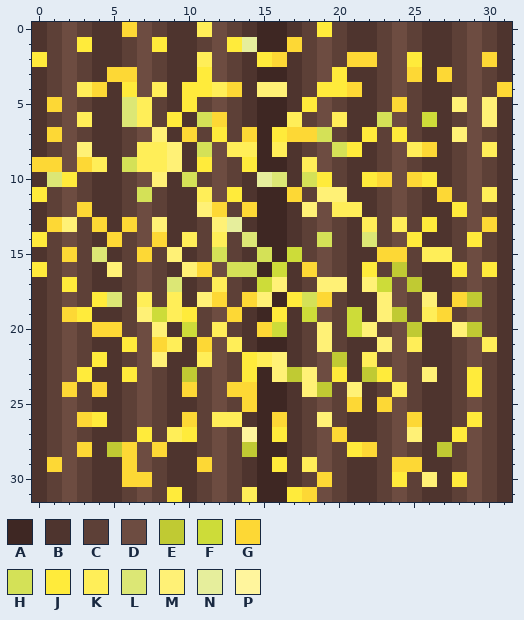
Two versions of one pixel-art sprite, ourhillofstars/Assets/Sprites/Background/wheat_harvested.png. The picture above was drawn from the file before the commit.
The file is 32x32 pixels.
Palette (. is transparent): A #3e2723  B #4e342e  C #5d4037  D #6d4c41  E #c0ca33  F #cddc39  G #fdd835  H #d4e157  J #ffeb3b  K #ffee58  L #dce775  M #fff176  N #e6ee9c  P #fff59d
Pixels before, first column x 0:
 0 BCDCBBGDCBBKDCBAABCJCBBCDCBBCDCB
 1 BCDJBBCDJBBCDJNAAGCDCBBCDCBBCDCB
 2 JCDCBBCDCBBKDCBJGBCDCGGCDJBBCDGB
 3 BCDCBGGDCBBJDCBAABCDJBBCDGBGCDCB
 4 BCDKGBJDKBJJKGBMMBCJJGBCDCBBCDCG
 5 BGDCBBLKCBJCDCBAABJDCBBCGCBBMDMB
 6 BCDKBBLKCJBHGCBAAKCDKBBHDCFBCDMB
 7 BGDCBBCDMBGCJCGAJGGHCBJCJCBBMDCB
 8 BCDMBBCKKMBHDKKAKBCDHJBCDKGBCDKB
 9 GGDGKBHKKMBJDCJAABKDCBBCDCBBCDCB
10 BLJCBBCDMBHCDCBNLBHJCBJGDGJBCDCB
11 JCDCBBCHCBBKDJBAAGCMMBBCDCBGCDKB
12 BCDGBBCDCBBMGCGAABMDKKBCDCBBJDCB
13 BGMCGBGDMBBCMNBAABCDCBKCKCJBCDGB
14 JCDCBGCDGBKCKCLAABCHCBLCDJBBCJCB
15 BCGCLBCGCMBCHCBHAFCDCBBGGCKKCDCB
16 JCDCBMCDCBMGDHHAFBGDCBJCECBBJDJB
17 BCJCBBCDCLBCKCBFMBCMMBMFDEBBCDCB
18 BCDCJLCKCKBMGCGMAJHGCBBMDCMBGECB
19 BCGJBBCMFKJCDGBAJBFDCFBMECKGCDCB
20 BCDCGGCDMBFCKCBGFBCMCFMCDEBBMECB
21 BCDCBBJDGKBGDKBAABCMCBBMDKBBCDKB
22 BCDCJBCDMBBKDCJKMBCDEBKCDCBBCDCB
23 BCDJBBJDCBECDCJAMEMDJBEJDCMBCJCB
24 BCGCGBCDCBGCDGGAABMECMBCKCBBCJCB
25 BCDCBBCDCBBCDCGAABCDCGBGDCBBCDCB
26 BCDGJBCDCBGCKKBAGBCMCBBCDGBBCJCB
27 BCDCBBCJCKJCDCPAJBCDGBBCDMBBJDCB
28 BCDGBEGDGBBCDCEAABCDCJGCDCBECDCB
29 BGDCBBGDCBBGDCBAJBKDCBBCGGBBCDCB
30 BCDCBBGGCBBCDCBAABCGCBBCJCMBJDCB
31 BCDCBBCDCJBCDCKAAJGDCBBCDCBBCDCB
Once edited:
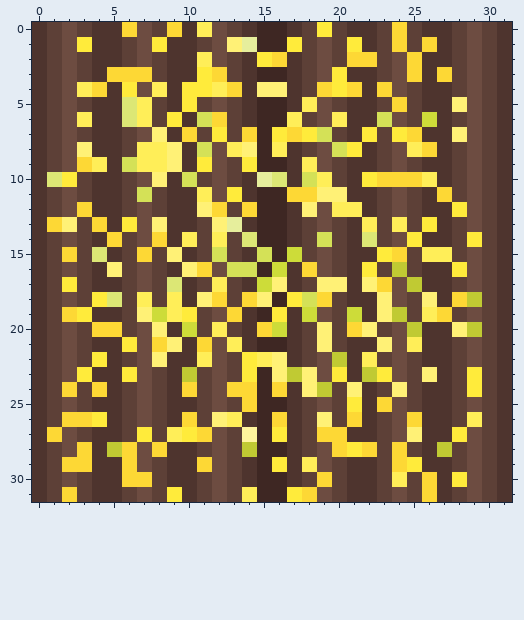
The edit:
y 0: x 9 B -> G; x 24 D -> G
y 1: x 13 J -> M; x 17 G -> J; x 21 B -> J; x 24 D -> G; x 26 B -> G
y 2: x 0 J -> B; x 25 J -> G; x 30 G -> C
y 3: x 7 D -> G; x 12 D -> G
y 4: x 19 J -> G; x 23 C -> G; x 31 G -> B
y 5: x 1 G -> C; x 18 J -> K; x 30 M -> C
y 6: x 30 M -> C
y 7: x 1 G -> C; x 18 G -> J; x 25 C -> G
y 8: x 14 K -> M; x 30 K -> C
y 9: x 0..1 GG -> BC
y 10: x 19 J -> K; x 24 D -> G; x 26 J -> K
y 11: x 0 J -> B; x 18 C -> G; x 30 K -> C
y 13: x 6 G -> J; x 30 G -> C
y 14: x 0 J -> B
y 15: x 23 G -> J
y 16: x 0 J -> B; x 30 J -> C
y 17: x 23 F -> G
y 20: x 21 F -> G
y 21: x 9 K -> M; x 30 K -> C
y 24: x 16 A -> G; x 24 K -> M
y 25: x 21 G -> J
y 26: x 2 D -> G; x 12 K -> M; x 21 B -> G; x 29 J -> K
y 27: x 1 C -> G; x 11 C -> G; x 19 D -> G
y 28: x 20 C -> G; x 24 D -> G
y 29: x 1..3 GDC -> CGG; x 25 G -> J
y 30: x 24 J -> K; x 26 M -> G
y 31: x 2 D -> G; x 26 B -> G
Pixel boxes of the changes (left, top, right, bottom) in both pictures:
changed: (137, 22, 437, 202)
changed: (32, 52, 62, 277)
changed: (482, 52, 512, 277)
changed: (122, 217, 137, 232)
changed: (347, 247, 392, 337)
changed: (167, 337, 497, 502)
changed: (47, 412, 92, 502)
